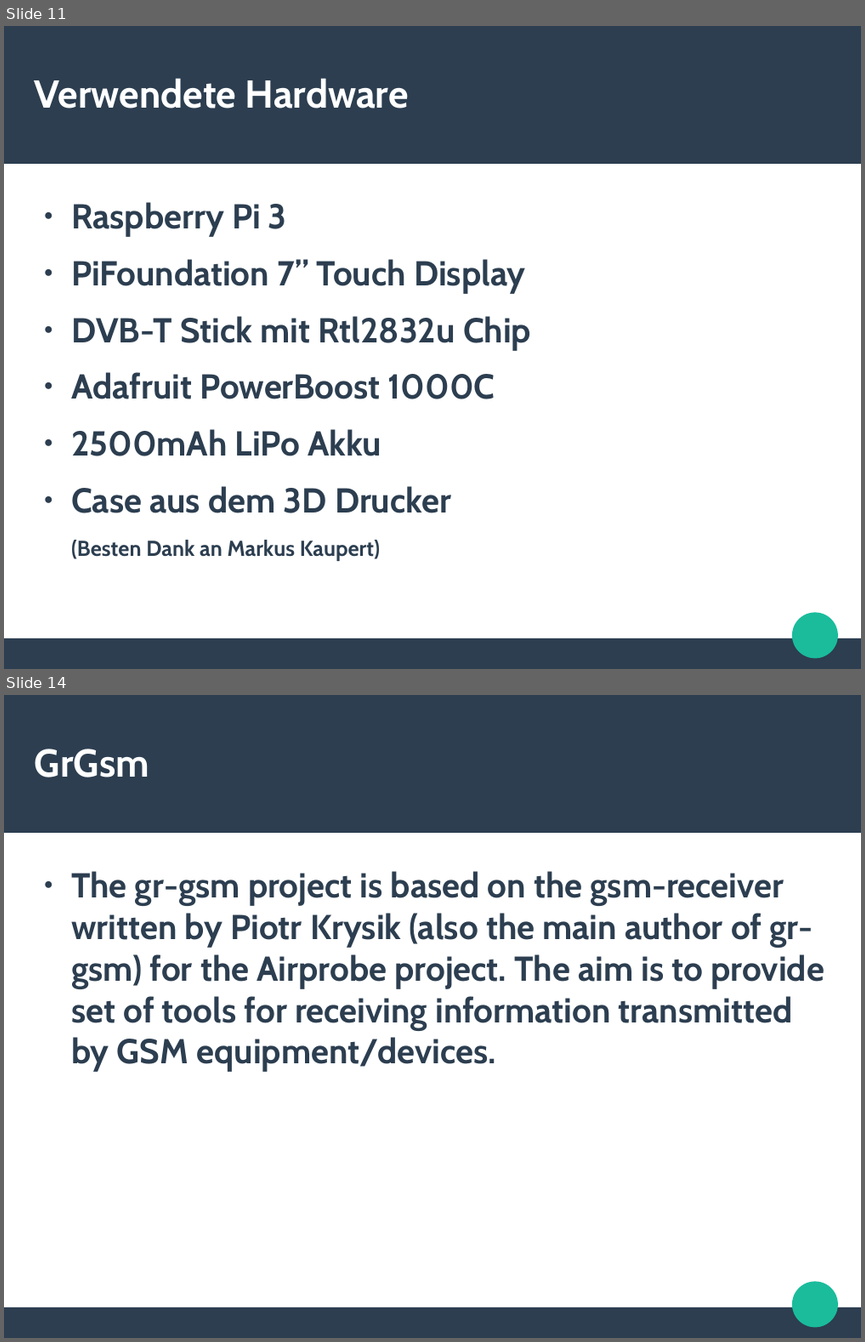
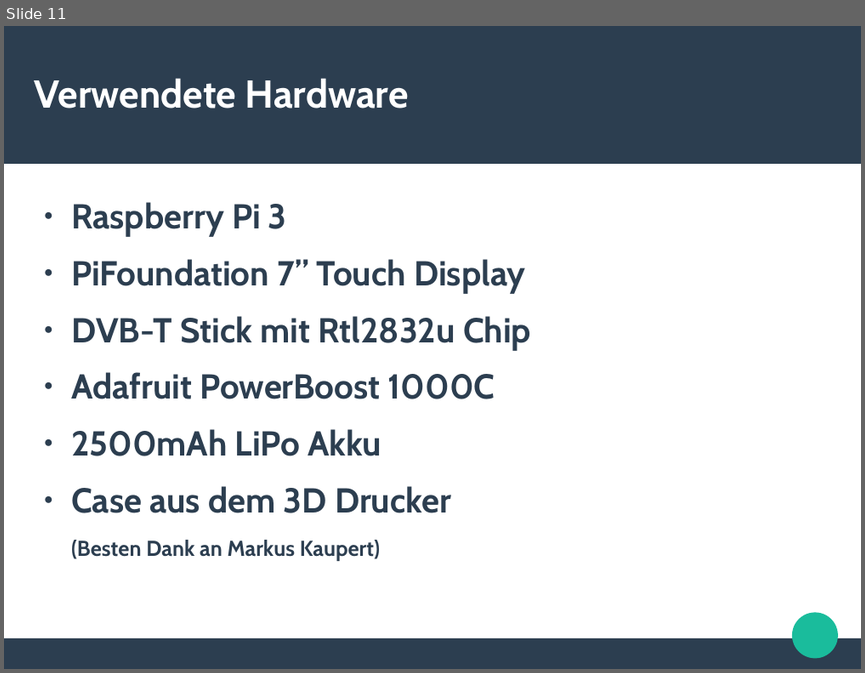
Before and after one commit to ookk2011/GrGsm-Gui, a slide deck: Präsentation_Projektarbeit.odp. Shown one above the other, each under a label of ours: slides 11 and 14 before the commit, slide 11 after it; the slides between them are not shown. The pictures are 865x1342 and 865x673 pixels, drawn with LibreOffice and Linux fonts; fonts in the diff are those of the drawing. Boxes give left, top, right and bottom in pixels: in the first picture for what was removed or moved away, otherwise in the second. Text is boxed around its words. In the diff, an @@ line names an element or a change of style, - is before the commit and + after.

```diff
--- a/Präsentation_Projektarbeit.odp
+++ b/Präsentation_Projektarbeit.odp
@@ slide 14 removed at [4,695,861,1338], background #FFFFFF; not listed: 3 template elements that a slide beside it also shows @@
@@ title removed at [35,749,149,777] @@
-GrGsm
@@ text removed at [71,871,824,1072] @@
-● The gr-gsm project is based on the gsm-receiver written by Piotr Krysik (also the main author of gr-gsm) for the Airprobe project. The aim is to provide set of tools for receiving information transmitted by GSM equipment/devices.
```
Also in this commit, not shown: 7 slides changed, 3 slides added.
